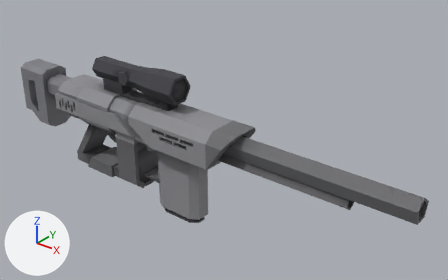
One commit to the glTF model assets/weapons/kit39/x-sniper-1.glb: the scene before it, then after it.
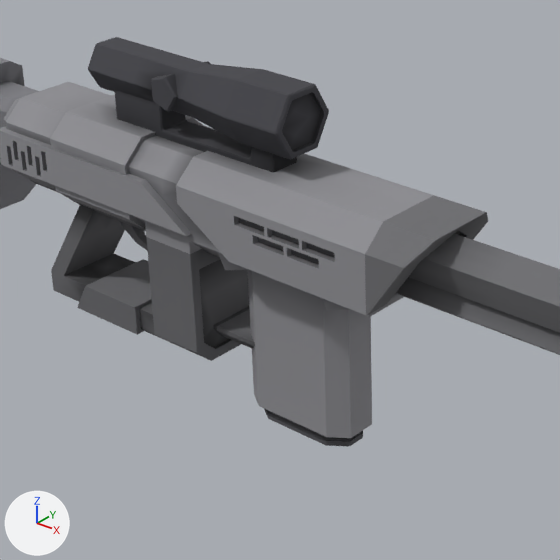
Each version is shown whole from a 50 mm camera at (0.907, -0.984, 0.673) aimed at (0.066, 0.066, 0.022), then close up on the part from 13% to 64% of the width and 15% to 96% of the height. Every picture has the same lights, and +X, +Y and +Z are marked at lower left. The first two pictures are the older version. Vertices at exactly the same position are counted once.

The older version as bpy lines, for what is in view:
```python
me_mesh_0 = bpy.data.meshes.new('Mesh_0')
me_mesh_0.from_pydata(...)  # 2175 vertices, 4344 faces; spans x -0.41..0.117, y -0.064..0.064, z -0.167..0.099
me_mesh_0.materials.append(mat_cuerpo)
me_mesh_2 = bpy.data.meshes.new('Mesh_2')
me_mesh_2.from_pydata(...)  # 744 vertices, 1515 faces; spans x 0.117..0.585, y -0.063..0.063, z 0.005..0.098
me_mesh_2.materials.append(mat_guardamanos_canon)
me_mesh_4 = bpy.data.meshes.new('Mesh_4')
me_mesh_4.from_pydata(...)  # 264 vertices, 524 faces; spans x -0.0714..0.0489, y -0.0256..0.0256, z -0.183..-0.0338
me_mesh_4.materials.append(mat_cargador)
me_mesh_5 = bpy.data.meshes.new('Mesh_5')
me_mesh_5.from_pydata(...)  # 557 vertices, 1102 faces; spans x -0.287..-0.01, y -0.037..0.037, z 0.052..0.183
me_mesh_5.materials.append(mat_mira)
ob_front = bpy.data.objects.new('front', me_mesh_2)
ob_front.location = (0.0, 0.0, 0.0)
ob_magazine = bpy.data.objects.new('magazine', me_mesh_4)
ob_magazine.location = (0.0, 0.0, 0.0)
ob_receiver = bpy.data.objects.new('receiver', me_mesh_0)
ob_receiver.location = (0.0, 0.0, 0.0)
ob_scope = bpy.data.objects.new('scope', me_mesh_5)
ob_scope.location = (0.0, 0.0, 0.0)
# also in view: 'stock' at (-0.497, 0.0, 0.016); 'grip' at (-0.263, 0.0, -0.068)
```
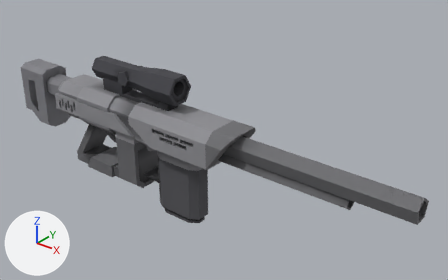
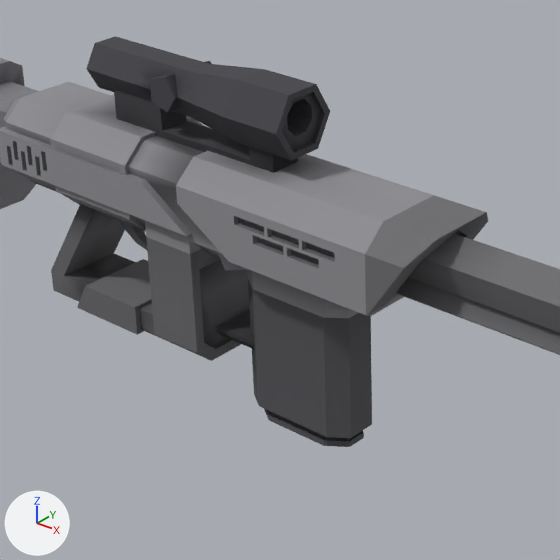
What differs and where, as boxes (x1, y1, x2, y2) in the close-ups (560 x 560 px):
'scope', reshaped: before (88, 37, 329, 172); after (86, 36, 330, 173)
'magazine', reshaped: before (264, 409, 363, 447); after (217, 280, 372, 447)
part 1 of me_mesh_0, deleted: before (217, 309, 255, 348)
part 2 of me_mesh_0, reshaped: before (1, 82, 424, 438); after (3, 120, 359, 318)
part 3 of me_mesh_4, added: after (248, 280, 372, 438)
part 4 of me_mesh_4, added: after (217, 309, 255, 348)
part 5 of me_mesh_4, reshaped: before (264, 409, 363, 447); after (264, 409, 364, 447)

Patch to the scene script:
```diff
--- a/assets/weapons/kit39/x-sniper-1.glb.py
+++ b/assets/weapons/kit39/x-sniper-1.glb.py
@@ me_mesh_0 @@
 # used by ob_receiver; location = (0.0, 0.0, 0.0)
-me_mesh_0.from_pydata(...)  # 2175 vertices, 4344 faces; spans x -0.41..0.117, y -0.064..0.064, z -0.167..0.099
+me_mesh_0.from_pydata(...)  # 1412 vertices, 2810 faces; spans x -0.41..0.117, y -0.064..0.064, z -0.03..0.099
+# me_mesh_0 part 1: the loose piece of 34 vertices spanning x -0.117..-0.054, y -0.027..0.027, z -0.11..-0.094 is deleted
+# me_mesh_0 part 2: 10 vertices moved within x -0.41..-0.117, y -0.056..0.064, z 0.015..0.095; 745 vertices removed from x -0.41..0.117, y -0.064..0.064, z -0.167..0.099; 16 vertices added at x -0.079..0.056, y -0.03..0.03, z -0.03
 me_mesh_0.materials.append(mat_cuerpo)
@@ me_mesh_4 @@
 # used by ob_magazine; location = (0.0, 0.0, 0.0)
-me_mesh_4.from_pydata(...)  # 264 vertices, 524 faces; spans x -0.0714..0.0489, y -0.0256..0.0256, z -0.183..-0.0338
+me_mesh_4.from_pydata(...)  # 146 vertices, 266 faces; spans x -0.1171..0.0557, y -0.0302..0.0302, z -0.183..-0.0305
+# me_mesh_4 part 3: a new loose piece of 80 vertices spanning x -0.0785..0.0557, y -0.0302..0.0302, z -0.1667..-0.0305, in mat_cargador
+# me_mesh_4 part 4: a new loose piece of 18 vertices spanning x -0.1171..-0.0537, y -0.0272..0.0272, z -0.1104..-0.0942, in mat_cargador
+# me_mesh_4 part 5: 259 vertices removed from x -0.0714..0.0489, y -0.0256..0.0256, z -0.183..-0.0338; 43 vertices added at x -0.0714..0.0489, y -0.0256..0.0256, z -0.183..-0.0338
 me_mesh_4.materials.append(mat_cargador)
@@ me_mesh_5 @@
 # used by ob_scope; location = (0.0, 0.0, 0.0)
-me_mesh_5.from_pydata(...)  # 557 vertices, 1102 faces; spans x -0.287..-0.01, y -0.037..0.037, z 0.052..0.183
+me_mesh_5.from_pydata(...)  # 1113 vertices, 2000 faces; spans x -0.287..-0.01, y -0.038..0.038, z 0.052..0.183
+# me_mesh_5 part 6: 8 vertices moved within x -0.113..-0.078, y -0.033..0.019, z 0.052..0.179; 460 vertices removed from x -0.287..-0.01, y -0.037..0.037, z 0.052..0.183; 918 vertices added at x -0.287..-0.01, y -0.038..0.038, z 0.052..0.183
+# other edits to the shape of me_mesh_5 do not show in these pictures
 me_mesh_5.materials.append(mat_mira)
```
